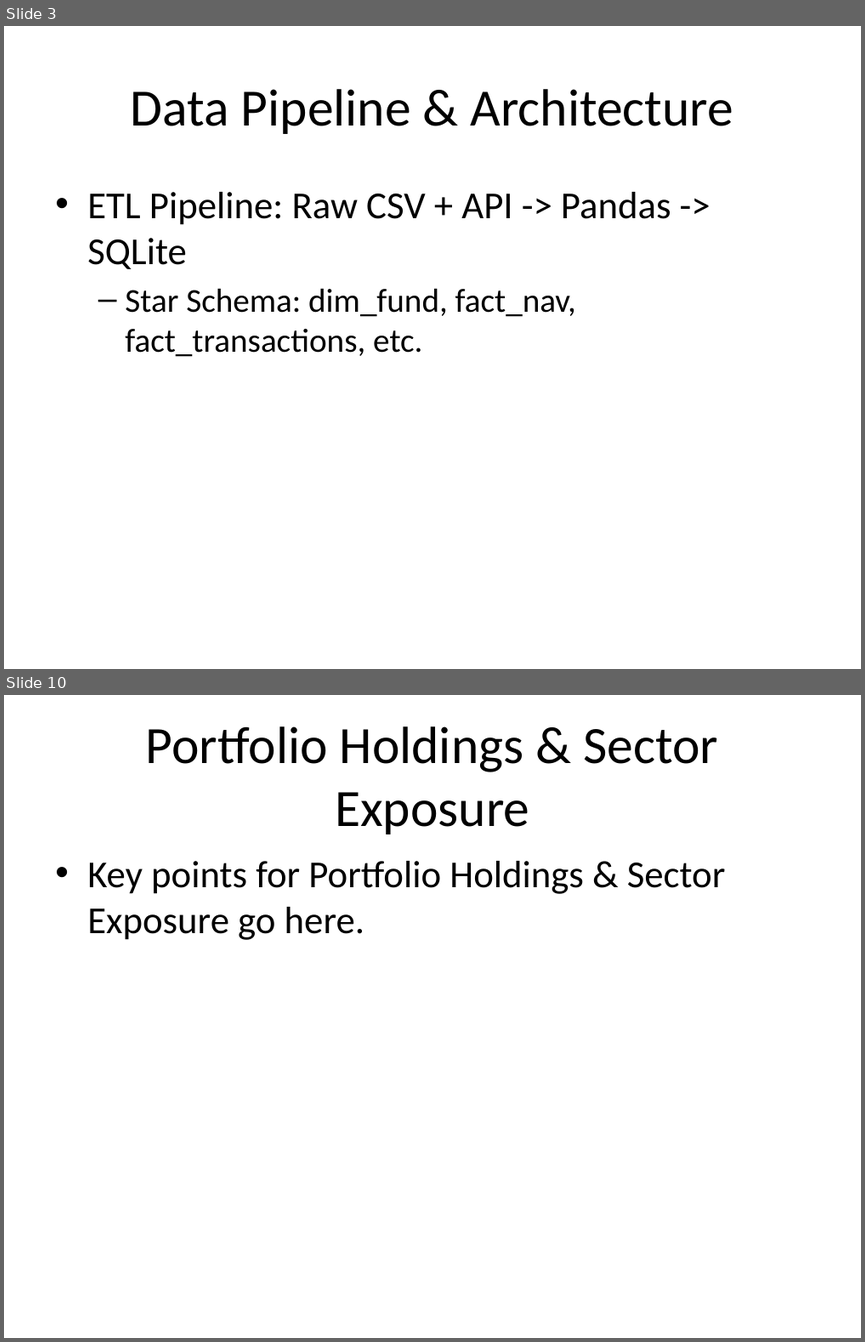
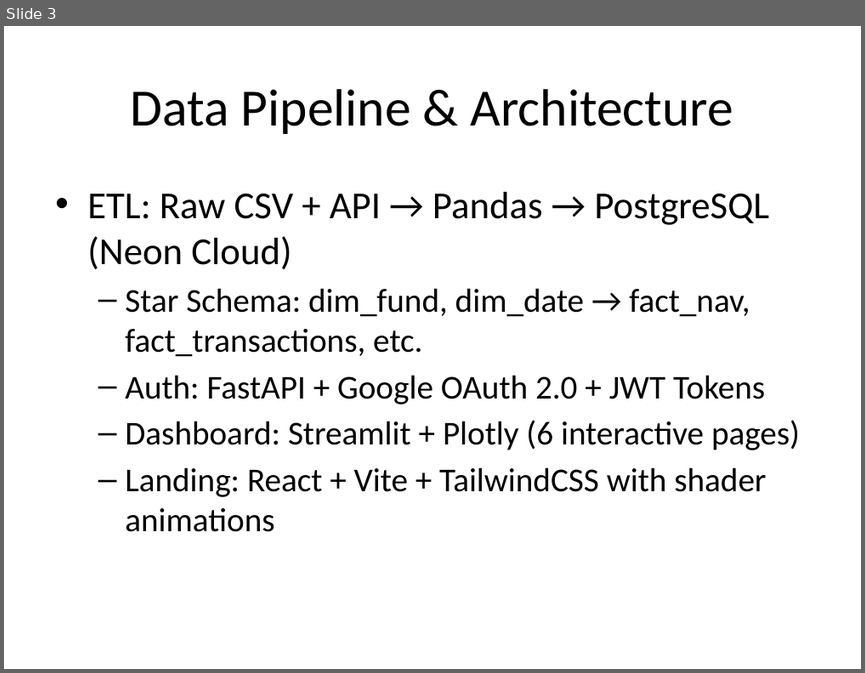
Before and after one commit to prathmeshnanda2007-sudo/MUTUAL-FUND-ANALYSIS, a slide deck: reports/Project_Presentation_Deck.pptx. Shown one above the other, each under a label of ours: slides 3 and 10 before the commit, slide 3 after it; the slides between them are not shown. The pictures are 865x1342 and 865x673 pixels, drawn with LibreOffice and Linux fonts; fonts in the diff are those of the drawing. Boxes give left, top, right and bottom in pixels: in the first picture for what was removed or moved away, otherwise in the second. Text is boxed around its words. In the diff, an @@ line names an element or a change of style, - is before the commit and + after.

Commit message:
Complete 5-phase plan: Update dashboard, landing page, reports, and secure secrets

```diff
--- a/reports/Project_Presentation_Deck.pptx
+++ b/reports/Project_Presentation_Deck.pptx
@@ slide 10 removed at box(4, 695, 861, 1338), background #FFFFFF @@
@@ title removed at box(146, 726, 718, 834) @@
-Portfolio Holdings & Sector Exposure
@@ text removed at box(87, 861, 726, 940) @@
-• Key points for Portfolio Holdings & Sector Exposure go here.
@@ slide 3 changed as well @@
@@ text at box(87, 192, 800, 532): text changed @@
-• ETL Pipeline: Raw CSV + API -> Pandas -> SQLite
-  – Star Schema: dim_fund, fact_nav, fact_transactions, etc.
+• ETL: Raw CSV + API → Pandas → PostgreSQL (Neon Cloud)
+  – Star Schema: dim_fund, dim_date → fact_nav, fact_transactions, etc.
+  – Auth: FastAPI + Google OAuth 2.0 + JWT Tokens
+  – Dashboard: Streamlit + Plotly (6 interactive pages)
+  – Landing: React + Vite + TailwindCSS with shader animations
```
Also in this commit, not shown: 5 other slides changed, 6 slides added, 5 other slides removed, 11 other files.
